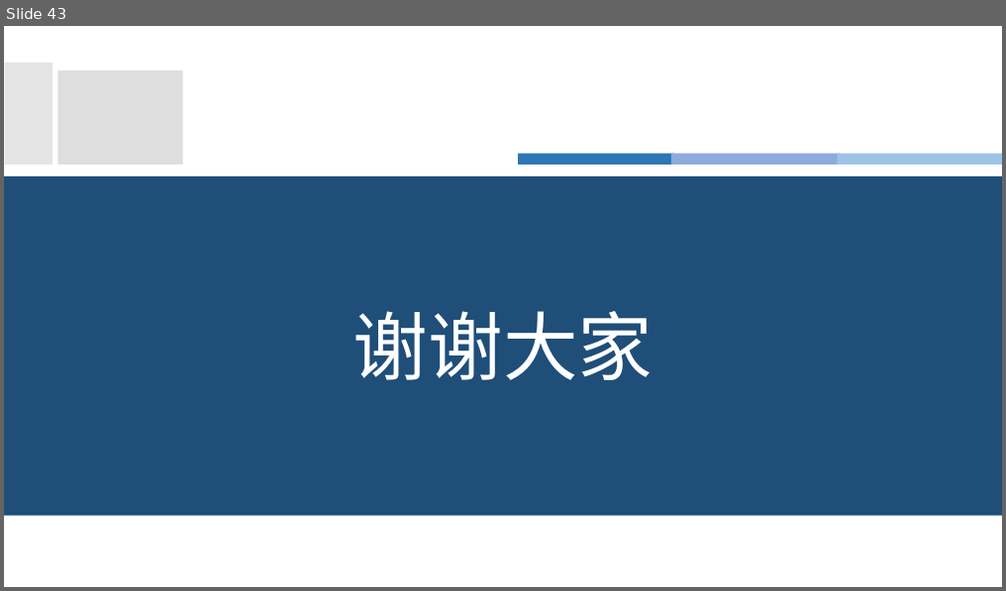
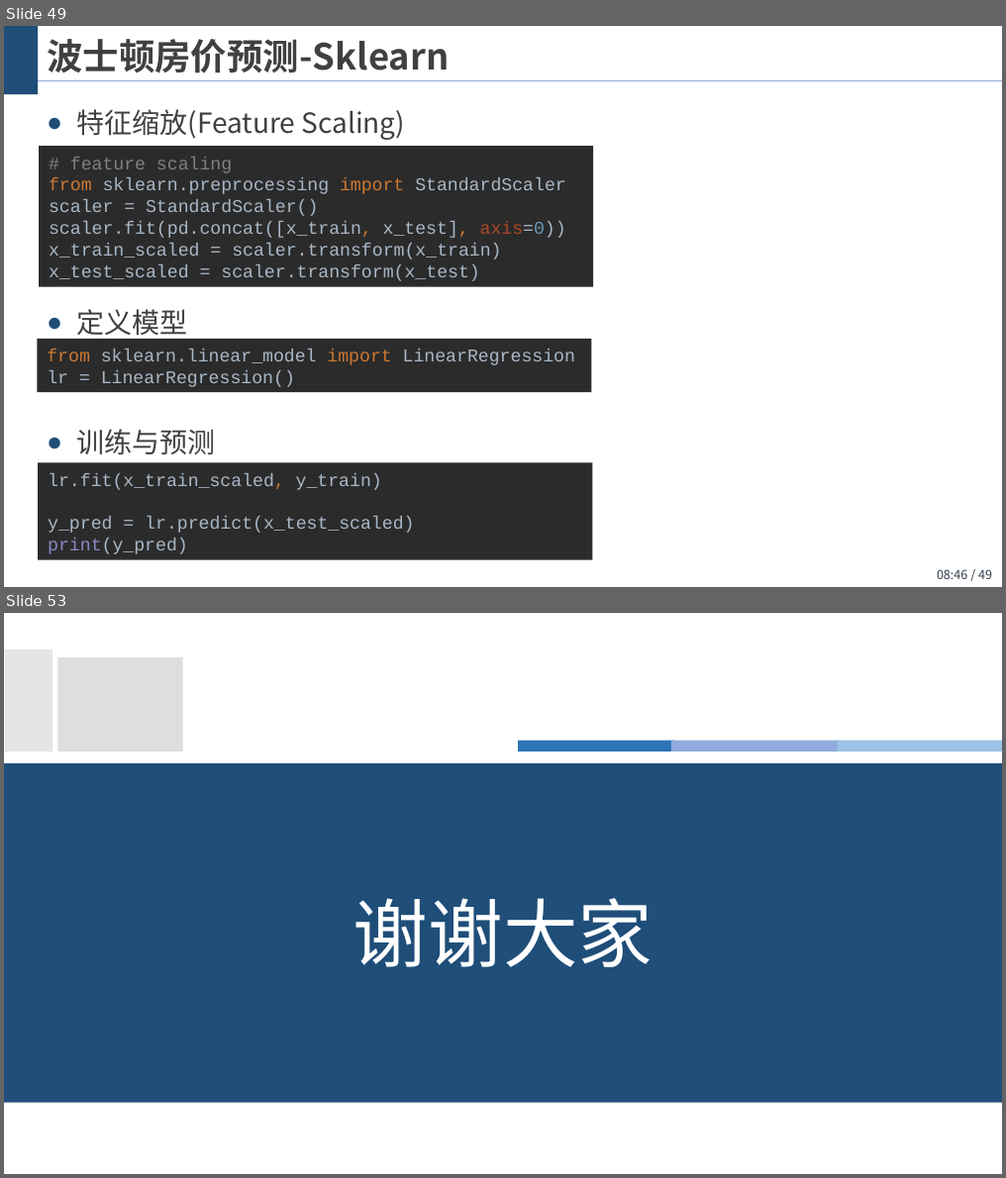
Before and after one commit to wangjin0818/Artificial_Intelligence_2021, a slide deck: chapter 02 - Linear regression with multiple variables/多变量线性回归.pptx. Shown one above the other, each under a label of ours: slide 43 before the commit, slides 49 and 53 after it; the slides between them are not shown. The pictures are 1006x591 and 1006x1178 pixels, drawn with LibreOffice and Linux fonts; fonts in the diff are those of the drawing; background and template pictures are left out. Boxes give left, top, right and bottom in pixels: in the first picture for what was removed or moved away, otherwise in the second. Text is boxed around its words. In the diff, an @@ line names an element or a change of style, - is before the commit and + after.

```diff
--- a/chapter 02 - Linear regression with multiple variables/多变量线性回归.pptx
+++ b/chapter 02 - Linear regression with multiple variables/多变量线性回归.pptx
@@ slide 49 added at (4,26,1002,587), background #FFFFFF @@
@@ rectangle added at (4,26,38,95), fill #1F4E79 @@
@@ title added at (47,39,449,74), 26 pt, text #404040, bold @@
+波士顿房价预测-Sklearn
@@ line added from (4, 80) to (1002, 80), #8FAADC 0.75 pt @@
@@ text added at (76,109,406,455), 20 pt, text #404040 @@
+● 特征缩放(Feature Scaling)
+● 定义模型
+● 训练与预测
@@ rectangle added at (39,146,594,286), fill #2B2B2B, 13 pt, text #A9B7C6 @@
+# feature scaling
+from sklearn.preprocessing import StandardScaler
+scaler = StandardScaler()
+scaler.fit(pd.concat([x_train, x_test], axis=0))
+x_train_scaled = scaler.transform(x_train)
+x_test_scaled = scaler.transform(x_test)
@@ rectangle added at (37,339,592,392), fill #2B2B2B, 13 pt, text #A9B7C6 @@
+from sklearn.linear_model import LinearRegression
+lr = LinearRegression()
@@ rectangle added at (38,464,593,561), fill #2B2B2B, 13 pt, text #A9B7C6 @@
+lr.fit(x_train_scaled, y_train)
+y_pred = lr.predict(x_test_scaled)
+print(y_pred)
@@ page number added at (937,570,992,579), 9 pt, text #333F50 @@
+08:46 / 49
@@ what was slide 43 is now slide 53 @@
```
Also in this commit, not shown: 1 slide changed, 9 other slides added, 1 other file.
